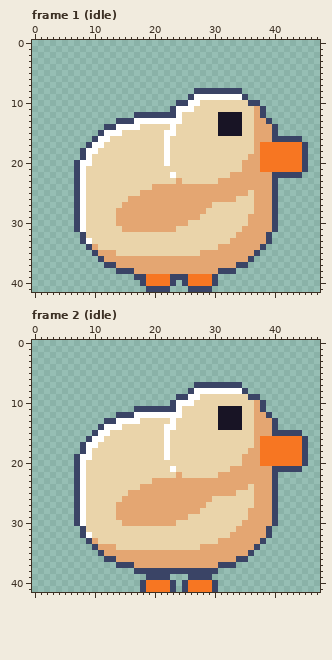
One commit to this pixel-art file: art/duck/duck.aseprite. Above: the version before the commit.
48x42 pixels, 14 frames. Shown: frame 1 (idle), frame 2 (idle). The commit also changed other frames, which this record leaves out.
New version:
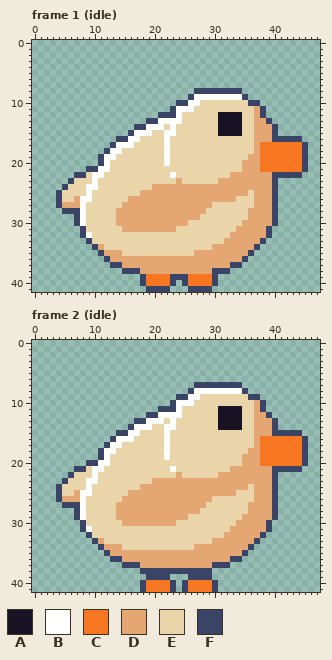
Palette (. is transparent): A #181425  B #ffffff  C #f77622  D #e4a672  E #ead4aa  F #3a4466
Edits made:
Changed rows in their new state; - is an unchanged pixel.
Frame 1 (idle):
first column x 4:
12 -------------....--------------------
13 ----------.....FF--------------------
14 --------.....FFBBB-------------------
15 -------.....FBBB---------------------
16 ------....FFBB-----------------------
17 -----....FBBB------------------------
18 ----....FBB--------------------------
19 ----...FBB---------------------------
20 ---....FB----------------------------
21 ---..FFBB----------------------------
22 ----F-BB-----------------------------
23 --FEE-B------------------------------
24 -FEEEBB------------------------------
25 FEEEEB-------------------------------
26 FEED-B-------------------------------
27 FDDD---------------------------------
28 -FF-----------------------------D----
30 -------------------------------D-----
31 ---.F-------------------------D----F.
32 -----B-----------------------D-------
33 ----.F----------------------D-----F.-
34 -----.FD------------------D------F.--
35 ------.F--D------------D--------F.---
36 -------.F----------------------F.----
37 --------.-F------------------F-.-----
38 ----------.--F------------F--.-------
39 -------------.-----------------------
Frame 2 (idle):
first column x 4:
11 -------------....--------------------
12 ----------.....FF--------------------
13 --------.....FFBBB-------------------
14 -------.....FBBB---------------------
15 ------....FFBB-----------------------
16 -----....FBBB------------------------
17 ----....FBB--------------------------
18 ----...FBB---------------------------
19 ---....FB----------------------------
20 ---..FFBB----------------------------
21 ----F-BB-----------------------------
22 --FEE-B------------------------------
23 -FEEEBB------------------------------
24 FEEEEB-------------------------------
25 FEED-B-------------------------------
26 FDDD---------------------------------
27 -FF-----------------------------D----
29 -------------------------------D-----
30 ---.F-------------------------D----F.
31 -----B-----------------------D-------
32 ----.F----------------------D-----F.-
33 -----.FD------------------D------F.--
34 ------.F--D------------D--------F.---
35 -------.F----------------------F.----
36 --------.-F------------------F-.-----
37 ----------.--F------------F--.-------
38 -------------.------------.----------
